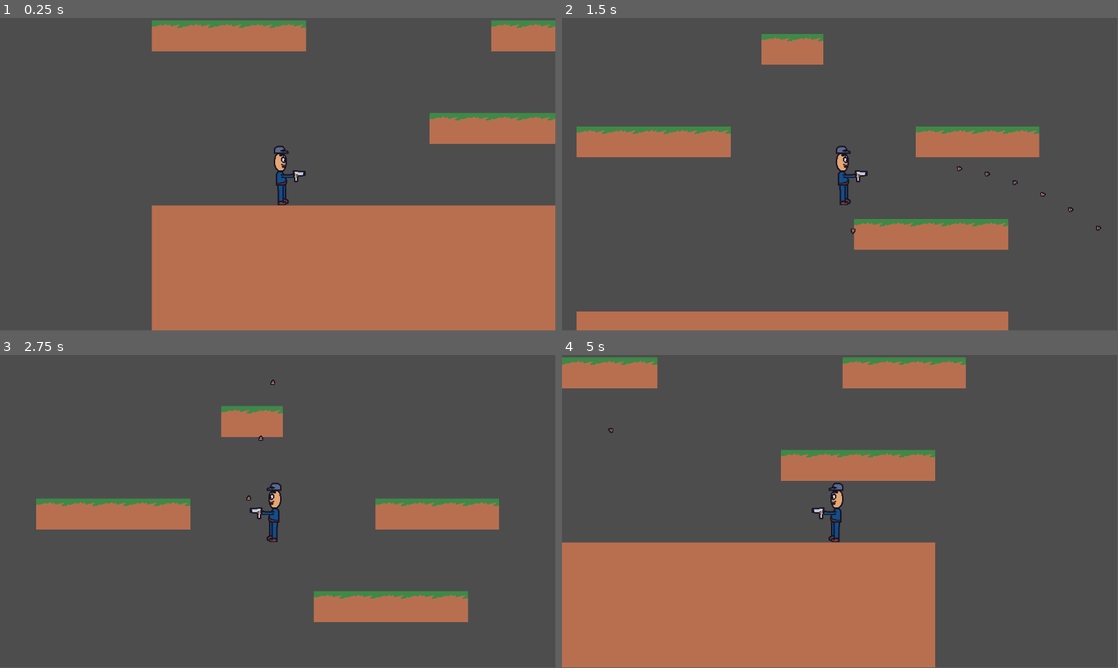
Above: before the commit, frames 1-4 (two rows, left to right).
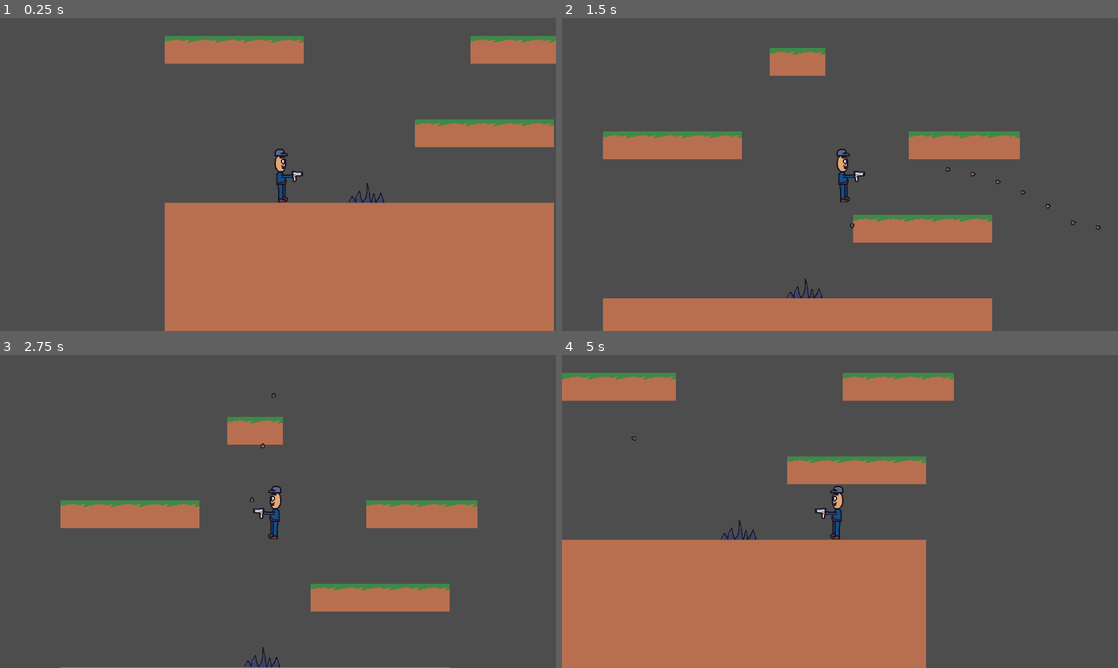
Above: after the commit, the same moments.

Repository: LeoTheG/game-jam-platformer
Game: Godot game, scene res://game.tscn
The game is run twice, just before and just after one commit, with the same random seed, the same clock (stepped at 60 frames per second) and the same inputs.
Inputs (mouse positions are in pixels of both pictures, inside the frame that each line leads up to):
- Up to frame 1 (0.25 s): no input
- Up to frame 2 (1.5 s): tap Enter at 0.5 s; move the mouse to (962, 158) at 0.52 s; press the mouse at (962, 158) at 0.53 s; hold D (right) from 0.53 s (still down); tap Space (jump) at 0.77 s; move the mouse to (728, 190) at 1.27 s; release the mouse at (728, 190) at 1.28 s; click (728, 190) at 1.35 s
- Up to frame 3 (2.75 s): tap Space (jump) at 1.52 s; move the mouse to (333, 442) at 2.02 s; release D (right) at 2.03 s; press the mouse at (333, 442) at 2.03 s; hold A (left) from 2.03 s (still down)
- Up to frame 4 (5 s): move the mouse to (812, 574) at 2.77 s; release A (left) at 2.78 s; release the mouse at (812, 574) at 2.78 s; hold D (right) 2.78-4.28 s; click (812, 574) at 2.85 s; tap Space (jump) at 3.02, 3.77, 4.52 s; move the mouse to (1006, 558) at 3.52 s; press the mouse at (1006, 558) at 3.53 s; move the mouse to (673, 464) at 4.27 s; release the mouse at (673, 464) at 4.28 s; hold A (left) from 4.28 s (still down); click (673, 464) at 4.35 s
The window is 799x449 before the commit and 800x450 after it. Grey fills any space a smaller window leaves; there, only what the larger window draws over its background counts as a difference.

The runs differ from the first frame. In frame 1, 8.2% of the frame differs, in the area x 27-100%, y 0-100%; in frame 2, 9.4%, in the area x 2-97%, y 5-100%; in frame 3, 5.5%; in frame 4, 7.9%.

Commit message:
temporary player invincibility after taking damage
double jumps

Diff:
--- a/autoload/globals.gd
+++ b/autoload/globals.gd
@@ -1,13 +1,20 @@
 extends Node
 
 @onready var Root = get_node("/root/Game")
+@onready var Player = Root.get_node("Player")
+@onready var GameOverScreen = Root.get_node("GameOverScreen")
+@onready var ReplayButton = GameOverScreen.get_node("ColorRect/VBoxContainer/Button")
 
 
-# Called when the node enters the scene tree for the first time.
 func _ready():
-	pass  # Replace with function body.
+	GameOverScreen.hide()
+	Player.connect("player_died", _on_Player_player_died)
+	ReplayButton.connect("pressed", _on_ReplayButton_pressed)
 
 
-# Called every frame. 'delta' is the elapsed time since the previous frame.
-func _process(delta):
-	pass
+func _on_Player_player_died():
+	GameOverScreen.show()
+
+
+func _on_ReplayButton_pressed():
+	GameOverScreen.hide()
--- a/characters/player.gd
+++ b/characters/player.gd
@@ -1,29 +1,50 @@
 extends CharacterBody2D
+
+# create custom signal to be detected by the global script
+signal player_died
 
 var Bullet = load("res://projectiles/bullet.tscn")
 
 @onready var animatedSprite2D = $AnimatedSprite2D
 @onready var effectsAnimatedSprite2D = $EffectsAnimatedSprite2D
 @onready var effectsAnimationPlayer = $EffectsAnimationPlayer
+@onready var invincibilityTimer = $InvincibilityTimer
+@onready var healthBar = $HealthBarColorRect
 
 const SPEED = 300.0
 const JUMP_VELOCITY = -650.0
+const HEALTH_BAR_MAX_WIDTH_PX = 40
+const BULLET_POSITION_RIGHT = Vector2(63, -1)
+const BULLET_POSITION_LEFT = Vector2(-65, -1)
+const MAX_NUM_TIMES_JUMPED_IN_AIR = 1
+const WEAPON_COOLDOWN_SECONDS = 0.05
+const MAX_HEALTH = 100
 
 # Get the gravity from the project settings to be synced with RigidBody nodes.
-# idk where this is set in the project settings, copied from the docs
 var gravity = ProjectSettings.get_setting("physics/2d/default_gravity")
-
 var facingDirection = "right"
 var actionRestTimer
+var numTimesJumpedInAir = 0
+var isHoldingMouseDown = false
+var health = MAX_HEALTH
 
-const BULLET_POSITION_RIGHT = Vector2(63, -1)
-const BULLET_POSITION_LEFT = Vector2(-65, -1)
 
-var numTimesJumpedInAir = 0
-const MAX_NUM_TIMES_JUMPED_IN_AIR = 1
+func _ready():
+	actionRestTimer = Timer.new()
+	actionRestTimer.one_shot = true
+	add_child(actionRestTimer)
+
+	invincibilityTimer.connect("timeout", _on_invincibilityTimer_timeout)
+
+
+func _on_invincibilityTimer_timeout():
+	animatedSprite2D.set_modulate(Color(1, 1, 1, 1))
+	healthBar.hide()
 
 
 func _physics_process(delta):
+	if Globals.GameOverScreen.is_visible():
+		return
 	# Add the gravity.
 	if not is_on_floor():
 		velocity.y += gravity * delta
@@ -58,9 +79,6 @@
 	move_and_slide()
 
 
-var isHoldingMouseDown = false
-
-
 func _input(_event):
 	if Input.is_action_pressed("fire_weapon"):
 		isHoldingMouseDown = true
@@ -86,7 +104,6 @@
 	var mousePosition = get_global_mouse_position()
 	var playerPosition = get_global_position()
 	var angle = playerPosition.angle_to_point(mousePosition)
-	# print("angle is ", angle)
 
 	# limit angle based on player's facing direction
 	# prevent shooting behind player
@@ -113,14 +130,28 @@
 		bullet.set_position(get_position() + BULLET_POSITION_LEFT)
 
 
-func _ready():
-	actionRestTimer = Timer.new()
-	actionRestTimer.one_shot = true
-	add_child(actionRestTimer)
+func setActionTimer():
+	actionRestTimer.start(WEAPON_COOLDOWN_SECONDS)
 
 
-var WEAPON_COOLDOWN_SECONDS = 0.05
+# called by enemies, dangerous objects, projectiles, etc
+func damage(amount):
+	if invincibilityTimer.time_left > 0:
+		return
 
+	health -= amount
 
-func setActionTimer():
-	actionRestTimer.start(WEAPON_COOLDOWN_SECONDS)
+	if health <= 0:
+		player_died.emit()
+
+		# restart player position, hp, etc
+		set_position(Vector2(5, -78))
+		animatedSprite2D.set_flip_h(false)
+		health = MAX_HEALTH
+		return
+
+	healthBar.set_size(Vector2(HEALTH_BAR_MAX_WIDTH_PX * health / 100, 10))
+	healthBar.show()
+
+	invincibilityTimer.start()
+	animatedSprite2D.set_modulate(Color(1, 0, 0, 1))
--- a/characters/player.tscn
+++ b/characters/player.tscn
@@ -110,3 +110,15 @@
 libraries = {
 "": SubResource("AnimationLibrary_ao8qa")
 }
+
+[node name="InvincibilityTimer" type="Timer" parent="."]
+wait_time = 0.5
+one_shot = true
+
+[node name="HealthBarColorRect" type="ColorRect" parent="."]
+visible = false
+offset_left = -14.0
+offset_top = -73.0
+offset_right = 26.0
+offset_bottom = -63.0
+color = Color(1, 0, 0, 1)
--- /dev/null
+++ b/dangerousObject.gd
@@ -0,0 +1,27 @@
+extends Node2D
+
+@onready var area2D = $Sprite2D/Area2D
+@onready var player = Globals.Player
+
+var isCollidingWithPlayer = false
+var damageAmount = 10
+
+func _ready():
+	area2D.connect("body_entered", _on_body_entered)
+	area2D.connect("body_exited", _on_body_exited)
+
+
+func _on_body_entered(body):
+	print(body.name)
+	if body.name == "Player":
+		isCollidingWithPlayer = true
+
+
+func _on_body_exited(body):
+	if body.name == "Player":
+		isCollidingWithPlayer = false
+
+
+func _process(_delta):
+	if isCollidingWithPlayer:
+		player.damage(damageAmount)
--- a/game.tscn
+++ b/game.tscn
@@ -1,10 +1,44 @@
-[gd_scene load_steps=3 format=3 uid="uid://bfmfcca0b87gg"]
+[gd_scene load_steps=4 format=3 uid="uid://bfmfcca0b87gg"]
 
 [ext_resource type="PackedScene" uid="uid://cr8jsslnyubbc" path="res://maps/map_jungle.tscn" id="1_ecfde"]
 [ext_resource type="PackedScene" uid="uid://3fgc65u1qa4" path="res://characters/player.tscn" id="2_frwyn"]
+[ext_resource type="PackedScene" uid="uid://co0x8fksr17aj" path="res://static_objects/spike.tscn" id="3_h8trb"]
 
 [node name="Game" type="Node2D"]
 
 [node name="Player" parent="." instance=ExtResource("2_frwyn")]
 
 [node name="TileMap" parent="." instance=ExtResource("1_ecfde")]
+
+[node name="Spike" parent="TileMap" instance=ExtResource("3_h8trb")]
+
+[node name="GameOverScreen" type="CanvasLayer" parent="."]
+visible = false
+
+[node name="ColorRect" type="ColorRect" parent="GameOverScreen"]
+offset_right = 1280.0
+offset_bottom = 720.0
+
+[node name="VBoxContainer" type="VBoxContainer" parent="GameOverScreen/ColorRect"]
+layout_mode = 1
+anchors_preset = 8
+anchor_left = 0.5
+anchor_top = 0.5
+anchor_right = 0.5
+anchor_bottom = 0.5
+offset_left = -113.0
+offset_top = -41.0
+offset_right = 113.0
+offset_bottom = 41.0
+grow_horizontal = 2
+grow_vertical = 2
+
+[node name="Label" type="Label" parent="GameOverScreen/ColorRect/VBoxContainer"]
+layout_mode = 2
+theme_override_colors/font_color = Color(0, 0, 0, 1)
+theme_override_font_sizes/font_size = 48
+text = "YOU DIED"
+
+[node name="Button" type="Button" parent="GameOverScreen/ColorRect/VBoxContainer"]
+layout_mode = 2
+text = "replay"
--- a/project.godot
+++ b/project.godot
@@ -18,6 +18,11 @@
 [autoload]
 
 Globals="*res://autoload/globals.gd"
+
+[display]
+
+window/size/viewport_width=1280
+window/size/viewport_height=720
 
 [input]
 
--- /dev/null
+++ b/static_objects/spike.tscn
@@ -0,0 +1,36 @@
+[gd_scene load_steps=5 format=3 uid="uid://co0x8fksr17aj"]
+
+[ext_resource type="Script" path="res://dangerousObject.gd" id="1_kgf5o"]
+[ext_resource type="Texture2D" uid="uid://csqk0o0lqanh1" path="res://sprites/objects.png" id="2_to1li"]
+
+[sub_resource type="AtlasTexture" id="AtlasTexture_y5jk0"]
+atlas = ExtResource("2_to1li")
+region = Rect2(0, 0, 128, 128)
+
+[sub_resource type="RectangleShape2D" id="RectangleShape2D_ml1ku"]
+size = Vector2(72, 11)
+
+[node name="Spike" type="Node2D"]
+position = Vector2(-72, 0)
+script = ExtResource("1_kgf5o")
+
+[node name="Sprite2D" type="Sprite2D" parent="."]
+position = Vector2(288, -64)
+texture = SubResource("AtlasTexture_y5jk0")
+
+[node name="StaticBody2D" type="StaticBody2D" parent="Sprite2D"]
+
+[node name="CollisionPolygon2D" type="CollisionPolygon2D" parent="Sprite2D/StaticBody2D"]
+position = Vector2(0, 56)
+polygon = PackedVector2Array(-48, 8, -48, 8, -40, -8, -33, 0, -23, -20, -15, 3, -7, -17, -7, -38, -4, -38, 3, 3, 8, -14, 11, -15, 15, 5, 25, -16, 35, 8)
+disabled = true
+
+[node name="CollisionShape2D" type="CollisionShape2D" parent="Sprite2D/StaticBody2D"]
+position = Vector2(-5, 58)
+shape = SubResource("RectangleShape2D_ml1ku")
+
+[node name="Area2D" type="Area2D" parent="Sprite2D"]
+
+[node name="CollisionPolygon2D" type="CollisionPolygon2D" parent="Sprite2D/Area2D"]
+position = Vector2(0, 56)
+polygon = PackedVector2Array(-48, 8, -48, 8, -40, -8, -33, 0, -23, -20, -15, 3, -7, -17, -7, -38, -4, -38, 3, 3, 8, -14, 11, -15, 15, 5, 25, -16, 35, 8)
Binary file added: sprites/objects.ase
Binary file added: sprites/objects.png
Not shown, added: sprites/objects.png.import
